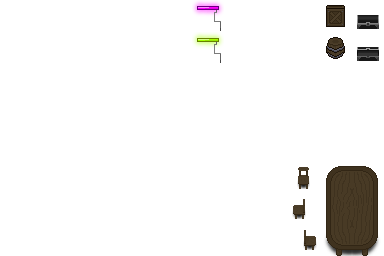
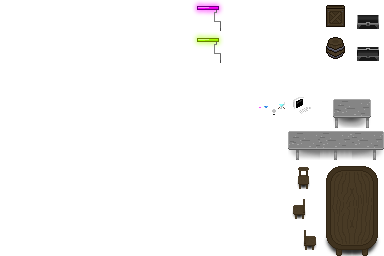
Layer changes from the first 384x256 image to the second:
added layer "table8" in group "Table" over (x1=320, y1=131, x2=352, y2=160)
added layer "table7" in group "Table" over (x1=352, y1=131, x2=384, y2=160)
added layer "table6" in group "Table" over (x1=288, y1=131, x2=320, y2=160)
added layer "table5" in group "Table" over (x1=333, y1=99, x2=371, y2=128)
added group "Table decor" with 2 layers over (x1=259, y1=97, x2=311, y2=115)
added layer "decor2" in group "Table decor" over (x1=259, y1=102, x2=285, y2=115)
added layer "decor1" in group "Table decor" over (x1=293, y1=97, x2=311, y2=114)
